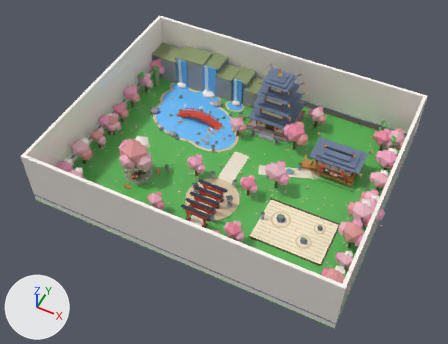
A saved change to the glTF model assets/cat-cafe/exports/CatCafe_Cherry_Set.glb.
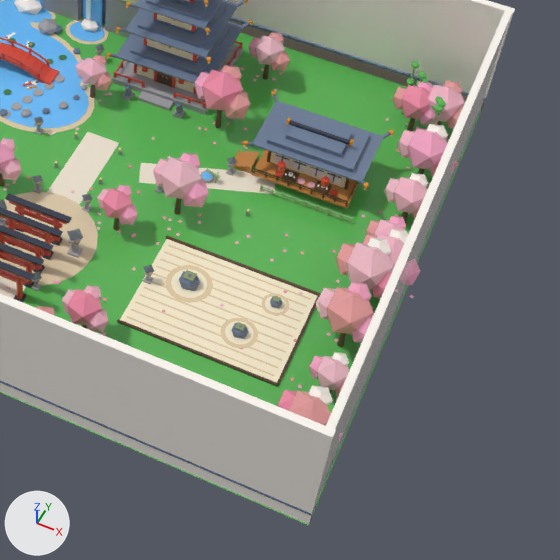
Each version appears first whole from a 50 mm camera at (88.8, -187.4, 229.0) aimed at (0.6, -11.0, 8.5), and next in a close-up on the part from 44% to 100% of the width and 27% to 100% of the height. Lighting does not change. The marker at lower left points along +X, +Y and +Z. The last two pictures show the newer version. Vertices at exactly the same position are counted once.

Objects in the first close-up: 'CatCafe_Cherry_Set', 'CatCafe_Cherry_Set_001_Wall_Barrier', 'CatCafe_Cherry_Set_002_Lights_Glow', 'CatCafe_Cherry_Set_003_Pond_Water', 'CatCafe_Cherry_Set_004_Petals_Decor' and 1 more.
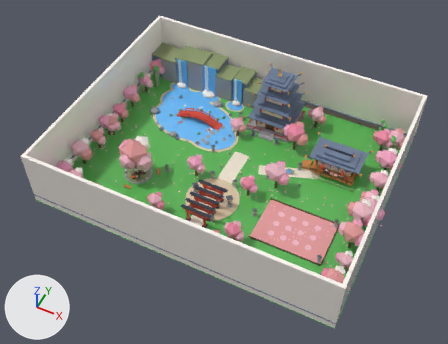
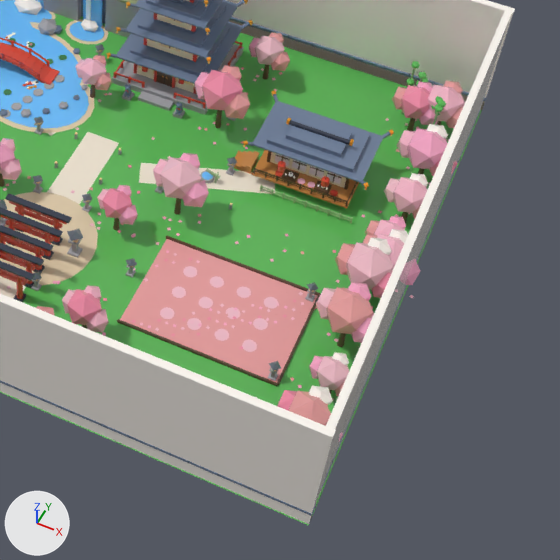
Edits to the bpy script that builds the scene:
```text
Change me_catcafe_cherry_set:
    used by ob_catcafe_cherry_set; location = (0.0, 0.0, 0.0)
    remove me_catcafe_cherry_set.from_pydata(...)  # 11474 vertices, 18814 faces; spans x -75.0..77.0, y -60.0..60.0, z -1.0..36.0
    add me_catcafe_cherry_set.from_pydata(...)  # 11486 vertices, 18850 faces; spans x -75.0..77.0, y -60.0..60.0, z -1.0..36.0
    me_catcafe_cherry_set part 1: a new loose piece, a 12-sided cylinder along z spanning x 31.5..34.5, y -29.5..-26.5, z 0.15..0.18, in mat_catcafe_palette
    me_catcafe_cherry_set part 2: a new loose piece, a 12-sided cylinder along z spanning x 37.5..40.5, y -29.5..-26.5, z 0.15..0.18, in mat_catcafe_palette
    me_catcafe_cherry_set part 3: a new loose piece, a 12-sided cylinder along z spanning x 37.5..40.5, y -23.5..-20.5, z 0.15..0.18, in mat_catcafe_palette
    me_catcafe_cherry_set part 4: a new loose piece, a 12-sided cylinder along z spanning x 43.5..46.5, y -23.5..-20.5, z 0.15..0.18, in mat_catcafe_palette
    me_catcafe_cherry_set part 5: a new loose piece, a 12-sided cylinder along z spanning x 49.5..52.5, y -23.5..-20.5, z 0.15..0.18, in mat_catcafe_palette
    me_catcafe_cherry_set part 6: a new loose piece, a 12-sided cylinder along z spanning x 37.5..40.5, y -17.5..-14.5, z 0.15..0.18, in mat_catcafe_palette
    me_catcafe_cherry_set part 7: a new loose piece, a 12-sided cylinder along z spanning x 43.5..46.5, y -17.5..-14.5, z 0.15..0.18, in mat_catcafe_palette
    me_catcafe_cherry_set part 8: the loose piece of 8 vertices spanning x 47.0..49.0, y -27.0..-25.0, z 2.0 is moved by (10.0, -7.0, -2.0)
    me_catcafe_cherry_set part 9: the loose piece of 8 vertices spanning x 51.0..53.0, y -17.0..-15.0, z 2.0 is moved by (6.0, -17.0, 1.0)
    me_catcafe_cherry_set part 10: the loose piece of 8 vertices spanning x 25.0..27.0, y -23.0..-21.0, z 0.0 is moved by (-4.0, 0.0, 0.0)
    me_catcafe_cherry_set part 11: the loose piece of 8 vertices spanning x 25.0..27.0, y -23.0..-21.0, z 3.0 is moved by (-4.0, 0.0, 0.0)
    me_catcafe_cherry_set part 12: the loose piece of 8 vertices spanning x 25.0..27.0, y -23.0..-21.0, z 4.0..5.0 is moved by (-4.0, 0.0, 0.0)
    me_catcafe_cherry_set part 13: the loose piece of 8 vertices spanning x 33.0..35.0, y -20.0..-18.0, z 3.0 is deleted
    me_catcafe_cherry_set part 14: 127 vertices moved within x -20.0..70.0, y -51.0..46.0, z 0.0..14.0; 250 vertices removed from x 26.0..58.0, y -31.0..-13.0, z -1.0..3.0; 86 vertices added at x 32.0..59.0, y -34.0..-10.0, z 0.0..5.0
    me_catcafe_cherry_set part 15: 52 kept faces spanning x 25.0..59.0, y -34.0..-10.0, z 0.0..3.0 get new texture (UV) coordinates
    other edits to the shape of me_catcafe_cherry_set do not show in these pictures
```

Location of each change, [x1, y1, x2, y2] in pixels of the close-ups (560 x 560 px; the box of a moved part takes in the faces that stretch with it):
part 1 of me_catcafe_cherry_set, added
    after: [160, 307, 174, 319]
part 2 of me_catcafe_cherry_set, added
    after: [187, 318, 202, 330]
part 3 of me_catcafe_cherry_set, added
    after: [199, 297, 213, 309]
part 4 of me_catcafe_cherry_set, added
    after: [226, 307, 240, 319]
part 5 of me_catcafe_cherry_set, added
    after: [253, 318, 268, 330]
part 6 of me_catcafe_cherry_set, added
    after: [210, 276, 224, 288]
part 7 of me_catcafe_cherry_set, added
    after: [237, 286, 251, 298]
part 8 of me_catcafe_cherry_set, moved or reshaped
    before: [235, 322, 246, 331]
    after: [268, 372, 278, 381]
part 9 of me_catcafe_cherry_set, moved or reshaped
    before: [273, 296, 281, 302]
    after: [269, 368, 279, 374]
part 10 of me_catcafe_cherry_set, moved or reshaped
    before: [143, 277, 153, 284]
    after: [126, 269, 136, 278]
part 11 of me_catcafe_cherry_set, moved or reshaped
    before: [144, 272, 153, 277]
    after: [126, 265, 135, 270]
part 12 of me_catcafe_cherry_set, moved or reshaped
    before: [143, 265, 154, 273]
    after: [126, 258, 137, 266]
part 13 of me_catcafe_cherry_set, deleted
    before: [183, 270, 197, 281]
part 14 of me_catcafe_cherry_set, moved or reshaped
    before: [0, 64, 415, 368]
    after: [0, 64, 415, 371]
part 15 of me_catcafe_cherry_set, surface changed (beige to pink)
    both: [120, 239, 317, 383]
